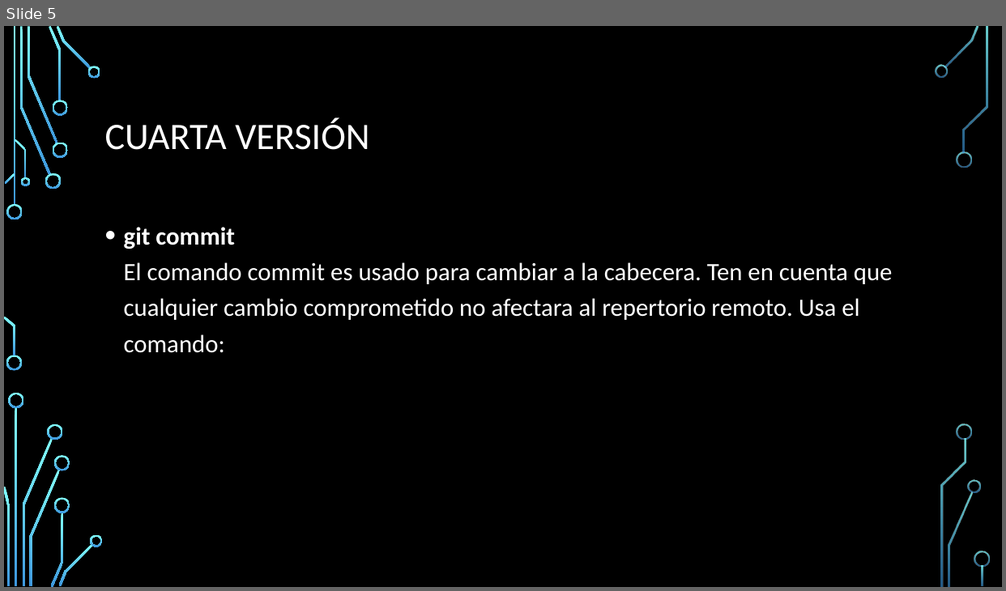
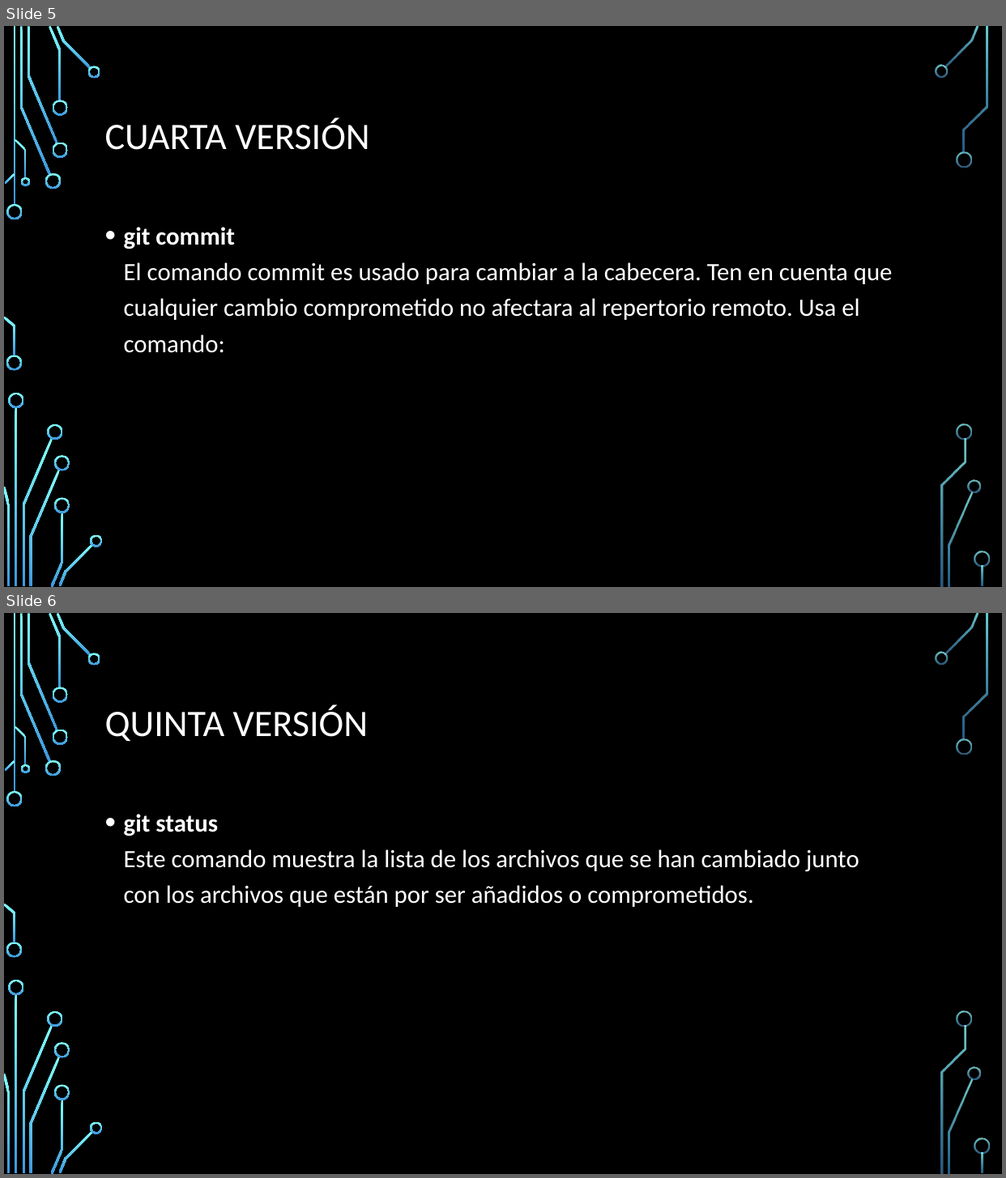
Before and after one commit to Diegao/Versionamiento, a slide deck: Versionamiento.pptx. Shown one above the other, each under a label of ours: slide 5 before the commit, slides 5 and 6 after it. The pictures are 1006x591 and 1006x1178 pixels, drawn with LibreOffice and Linux fonts; fonts in the diff are those of the drawing; background and template pictures are left out. Boxes give left, top, right and bottom in pixels: in the first picture for what was removed or moved away, otherwise in the second. Text is boxed around its words. In the diff, an @@ line names an element or a change of style, - is before the commit and + after.

Commit message:
Esta es la quinta y utlima version cargada

```diff
--- a/Versionamiento.pptx
+++ b/Versionamiento.pptx
@@ slide 6 added at (x1=4, y1=613, x2=1002, y2=1174), background picture (left out); not listed: 36 template elements that a slide beside it also shows @@
@@ title added at (x1=105, y1=705, x2=368, y2=741), 36 pt, text #FFFFFF @@
+QUINTA VERSIÓN
@@ text added at (x1=124, y1=814, x2=859, y2=907), 24 pt, text #FFFFFF @@
+• git status
+  Este comando muestra la lista de los archivos que se han cambiado junto con los archivos que están por ser añadidos o comprometidos.
```
